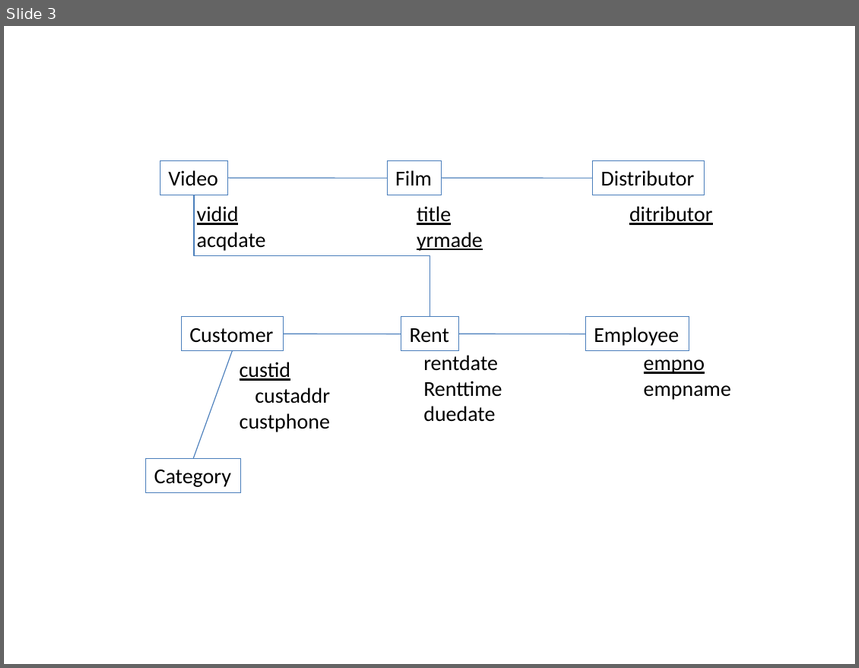
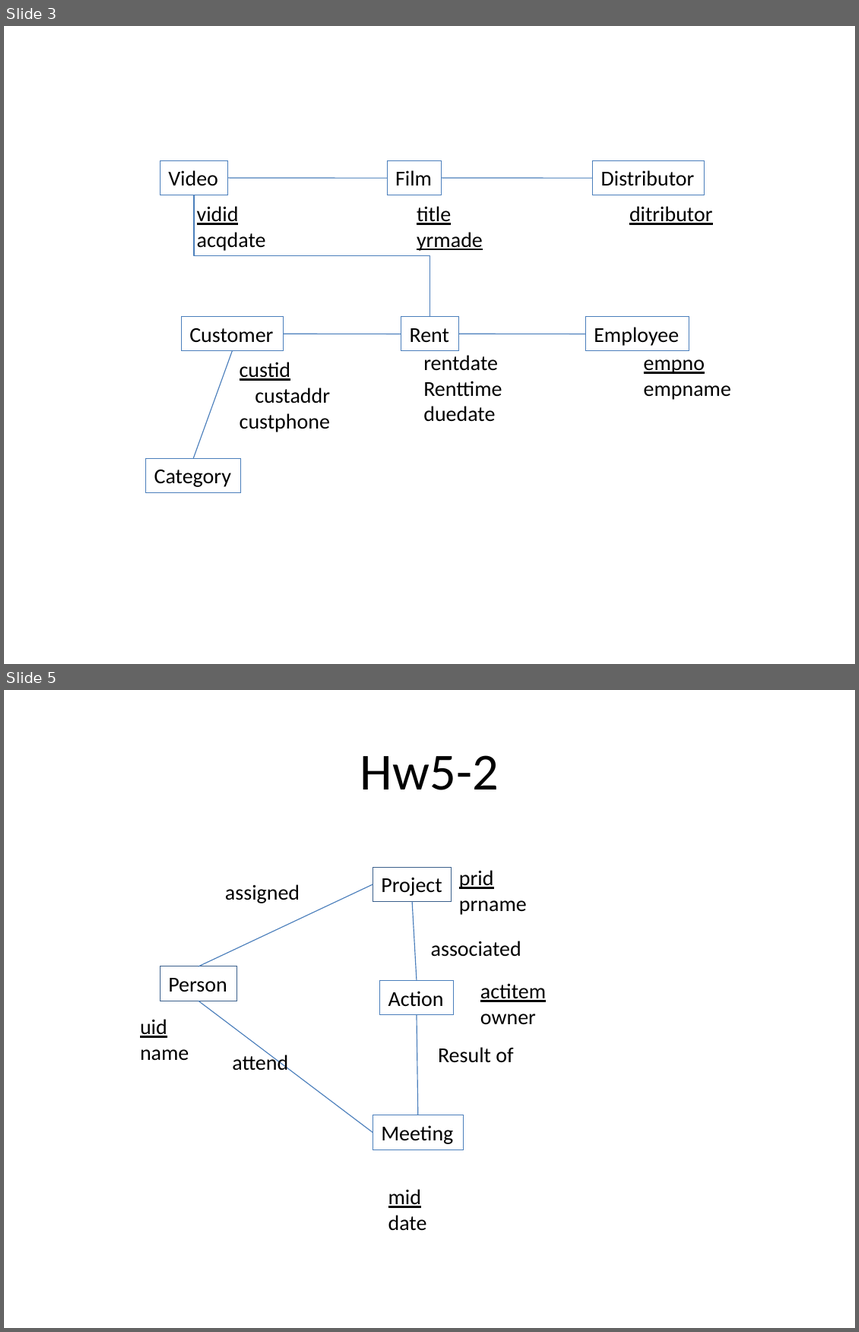
Before and after one commit to rte126/src-pe-tools, a slide deck: classes/CS579/dbclass/hw4-1a.pptx. Shown one above the other, each under a label of ours: slide 3 before the commit, slides 3 and 5 after it; the slides between them are not shown. The pictures are 859x668 and 859x1332 pixels, drawn with LibreOffice and Linux fonts; fonts in the diff are those of the drawing. Boxes give left, top, right and bottom in pixels: in the first picture for what was removed or moved away, otherwise in the second. Text is boxed around its words. In the diff, an @@ line names an element or a change of style, - is before the commit and + after.

```diff
--- a/classes/CS579/dbclass/hw4-1a.pptx
+++ b/classes/CS579/dbclass/hw4-1a.pptx
@@ slide 5 added at [4,690,855,1328], background #FFFFFF @@
@@ title added at [360,755,499,790], 44 pt, text #000000 @@
+Hw5-2
@@ rectangle added at [373,867,452,901], outline #3A5F8C 0.75 pt, 18 pt, text #000000 @@
+Project
@@ text added at [459,870,527,915], 18 pt, text #000000 @@
+prid
+prname
@@ line added from (198, 967) to (373, 885), #4B7EBC 0.75 pt @@
@@ text added at [225,885,300,904], 18 pt, text #000000 @@
+assigned
@@ line added from (417, 981) to (413, 902), #4B7EBC 0.75 pt @@
@@ text added at [431,941,522,957], 18 pt, text #000000 @@
+associated
@@ rectangle added at [160,967,237,1001], outline #3A5F8C 0.75 pt, 18 pt, text #000000 @@
+Person
@@ rectangle added at [380,981,453,1015], outline #4B7EBC 0.75 pt, 18 pt, text #000000 @@
+Action
@@ text added at [481,983,546,1025], 18 pt, text #000000, underline @@
+actitem
+owner
@@ line added from (373, 1132) to (198, 1001), #4B7EBC 0.75 pt @@
@@ text added at [140,1019,189,1061], 18 pt, text #000000 @@
+uid
+name
@@ line added from (417, 1116) to (417, 1015), #4B7EBC 0.75 pt @@
@@ text added at [232,1052,288,1071], 18 pt, text #000000 @@
+attend
@@ text added at [438,1047,513,1063], 18 pt, text #000000 @@
+Result of
@@ rectangle added at [373,1116,463,1150], outline #4B7EBC 0.75 pt, 18 pt, text #000000 @@
+Meeting
@@ text added at [389,1189,427,1231], 18 pt, text #000000 @@
+mid
+date
```
Also in this commit, not shown: 2 other slides added, 2 other files.
